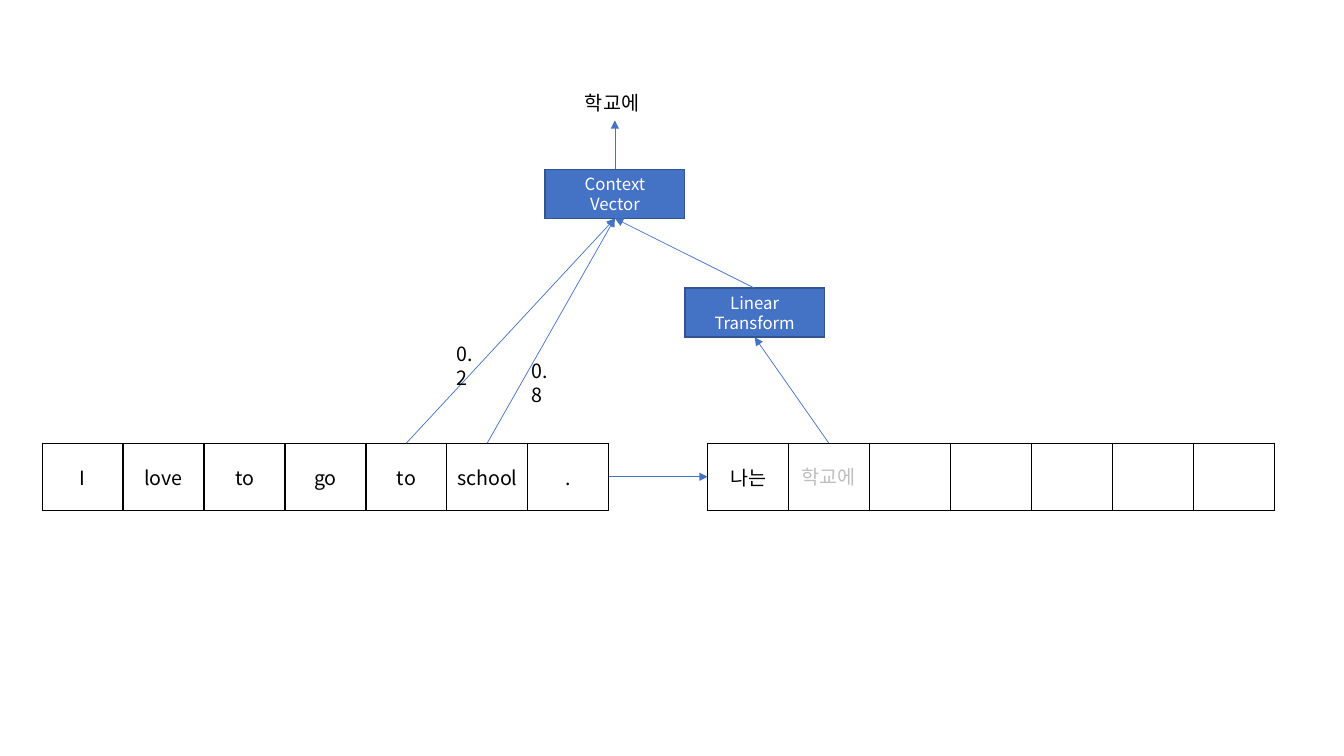
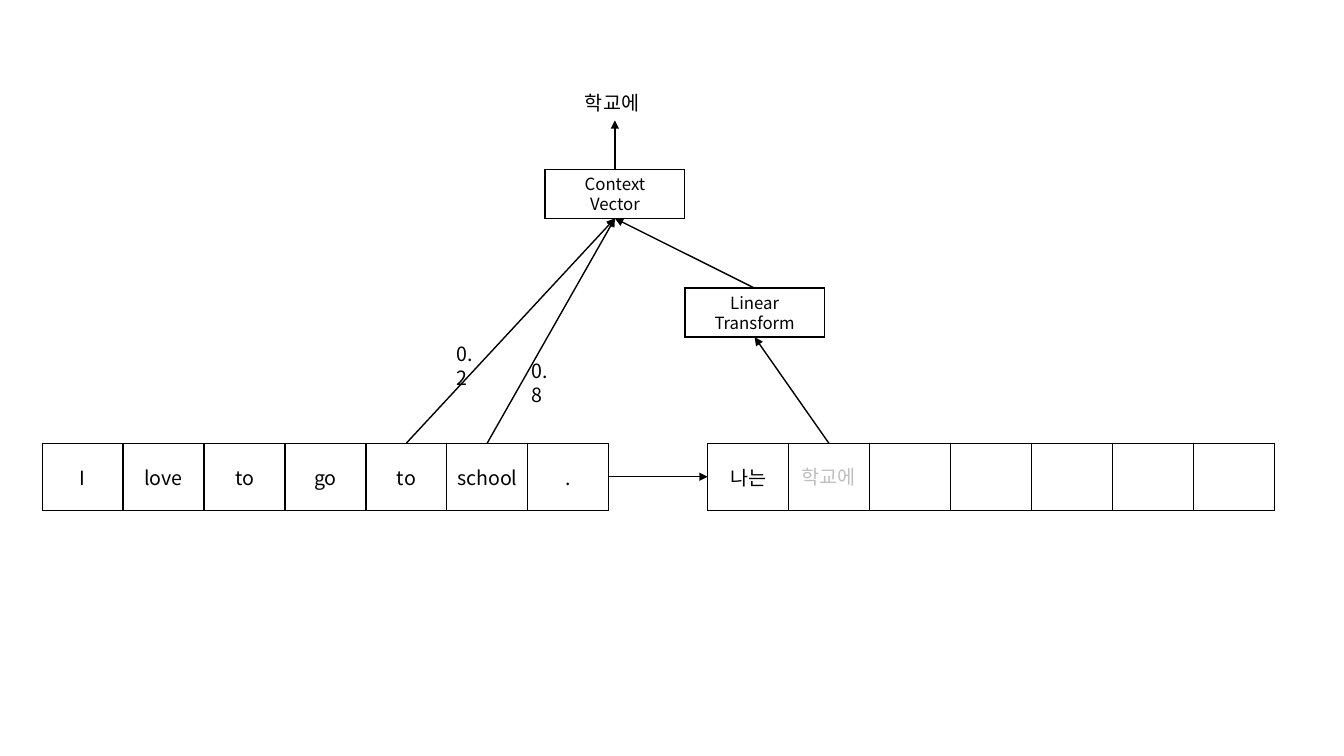
Before and after one commit to bbiyongel/nlp_with_pytorch, a slide deck: slide 6 of architecture.pptx. Drawn at 1344x756 pixels with LibreOffice and Linux fonts; fonts in the diff are those of the drawing. Boxes give left, top, right and bottom in pixels: in the first picture for what was removed or moved away, otherwise in the second. Text is boxed around its words. In the diff, an @@ line names an element or a change of style, - is before the commit and + after.

```diff
--- a/architecture.pptx
+++ b/architecture.pptx
@@ arrow (615, 169) - (615, 120): stroke #4472C4 0.5 pt to #000000 1 pt @@
@@ rectangle "Context" at bbox=[545, 169, 686, 219]: text colour #FFFFFF to #000000; fill #4472C4 to #FFFFFF; outline #325491 1 pt to #000000 1 pt @@
@@ arrow (406, 444) - (615, 219): stroke #4472C4 0.5 pt to #000000 1 pt @@
@@ arrow (487, 444) - (615, 219): stroke #4472C4 0.5 pt to #000000 1 pt @@
@@ arrow (755, 288) - (615, 219): stroke #4472C4 0.5 pt to #000000 1 pt @@
@@ rectangle "Linear Transform" at bbox=[685, 288, 825, 338]: text colour #FFFFFF to #000000; fill #4472C4 to #FFFFFF; outline #325491 1 pt to #000000 1 pt @@
@@ arrow (829, 444) - (755, 338): stroke #4472C4 0.5 pt to #000000 1 pt @@
@@ arrow (609, 477) - (708, 477): stroke #4472C4 0.5 pt to #000000 1 pt @@
```
Also in this commit, not shown: 1 other slide changed.
